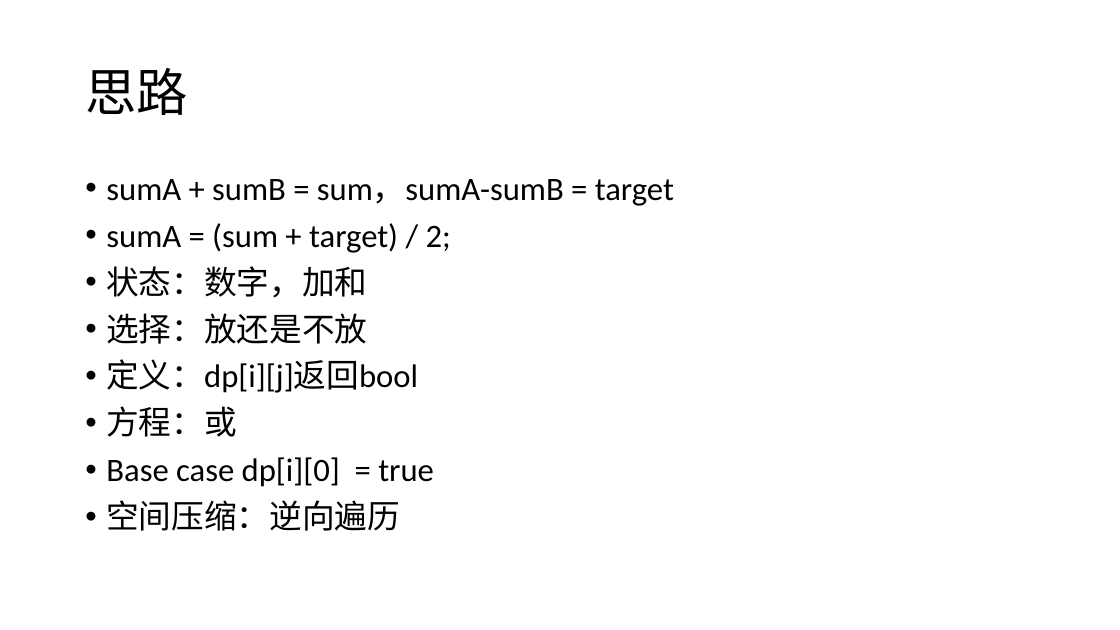
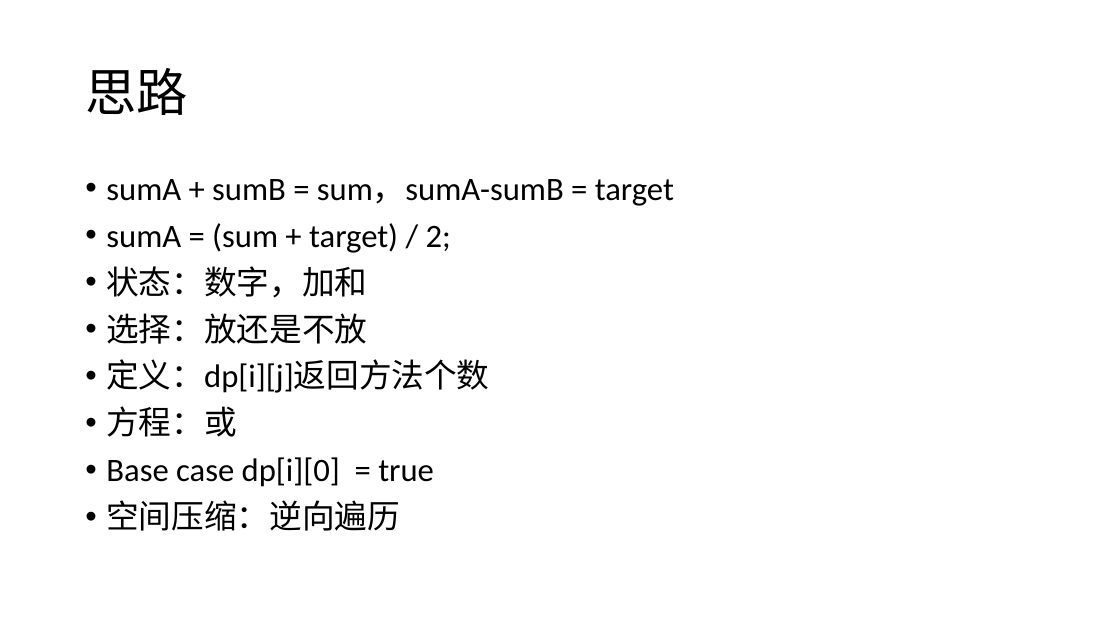
Before and after one commit to CR7dongfeng/my_leetcode, a slide deck: slide 2 of PPTs/494-目标和.pptx. Drawn at 1120x630 pixels with LibreOffice and Linux fonts; fonts in the diff are those of the drawing. Boxes give left, top, right and bottom in pixels: in the first picture for what was removed or moved away, otherwise in the second. Text is boxed around its words. In the diff, an @@ line names an element or a change of style, - is before the commit and + after.

```diff
--- a/PPTs/494-目标和.pptx
+++ b/PPTs/494-目标和.pptx
@@ text at box(106, 359, 489, 393): text changed @@
-• 定义：dp[i][j]返回bool
+• 定义：dp[i][j]返回方法个数
```
